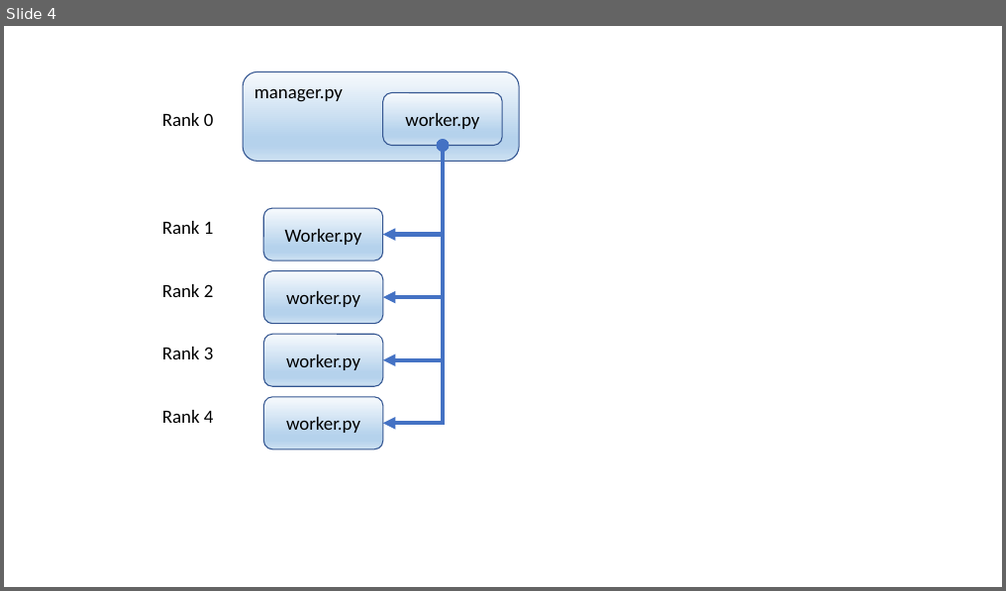
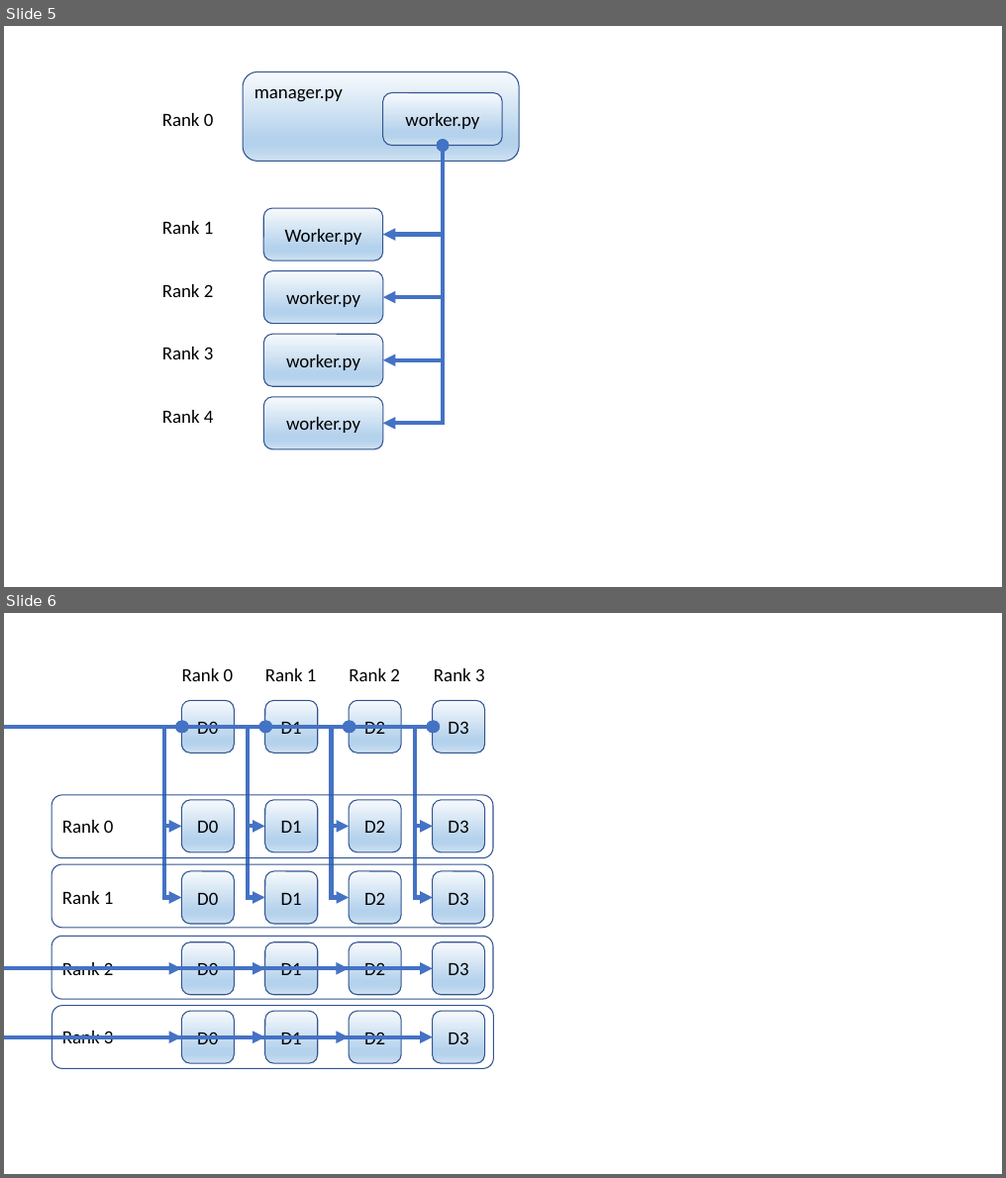
Before and after one commit to cloudmesh/cloudmesh-mpi, a slide deck: doc/images/images-mpi4py.pptx. Shown one above the other, each under a label of ours: slide 4 before the commit, slides 5 and 6 after it. The pictures are 1006x591 and 1006x1178 pixels, drawn with LibreOffice and Linux fonts; fonts in the diff are those of the drawing. Boxes give left, top, right and bottom in pixels: in the first picture for what was removed or moved away, otherwise in the second. Text is boxed around its words. In the diff, an @@ line names an element or a change of style, - is before the commit and + after.

```diff
--- a/doc/images/images-mpi4py.pptx
+++ b/doc/images/images-mpi4py.pptx
@@ slide 6 added at (x1=4, y1=613, x2=1002, y2=1174), background #FFFFFF @@
@@ text added at (x1=182, y1=668, x2=234, y2=681), 18 pt, text #000000 @@
+Rank 0
@@ text added at (x1=265, y1=668, x2=317, y2=681), 18 pt, text #000000 @@
+Rank 1
@@ text added at (x1=349, y1=668, x2=400, y2=681), 18 pt, text #000000 @@
+Rank 2
@@ text added at (x1=434, y1=668, x2=485, y2=681), 18 pt, text #000000 @@
+Rank 3
@@ group added at (x1=62, y1=700, x2=484, y2=1063): 20 rounded rectangles, 16 elbow double arrows, 4 texts @@
+D0
+D1
+D2
+D3
+Rank 0
+Rank 3
+Rank 1
+Rank 2
+D0
+D1
+D2
+D3
+D0
+D1
+D2
+D3
+D0
+D1
+D2
+D3
+D0
+D1
+D2
+D3
@@ rounded rectangle added at (x1=52, y1=795, x2=494, y2=858), outline #325491 1 pt @@
@@ rounded rectangle added at (x1=52, y1=864, x2=494, y2=928), outline #325491 1 pt @@
@@ rounded rectangle added at (x1=52, y1=937, x2=494, y2=999), outline #325491 1 pt @@
@@ rounded rectangle added at (x1=52, y1=1006, x2=494, y2=1069), outline #325491 1 pt @@
@@ what was slide 4 is now slide 5 @@
```
Also in this commit, not shown: 3 slides changed, 3 other slides added.
